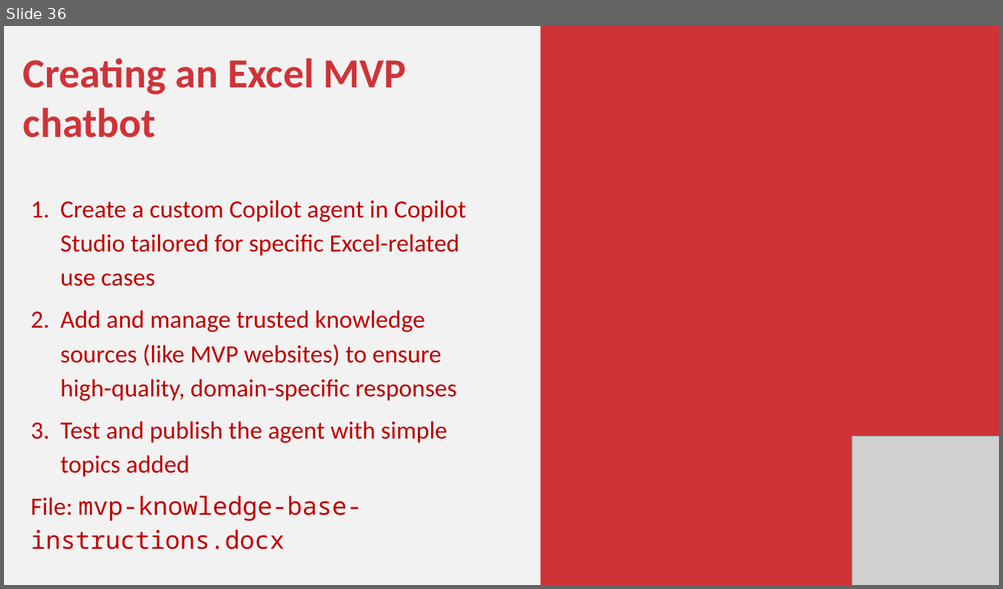
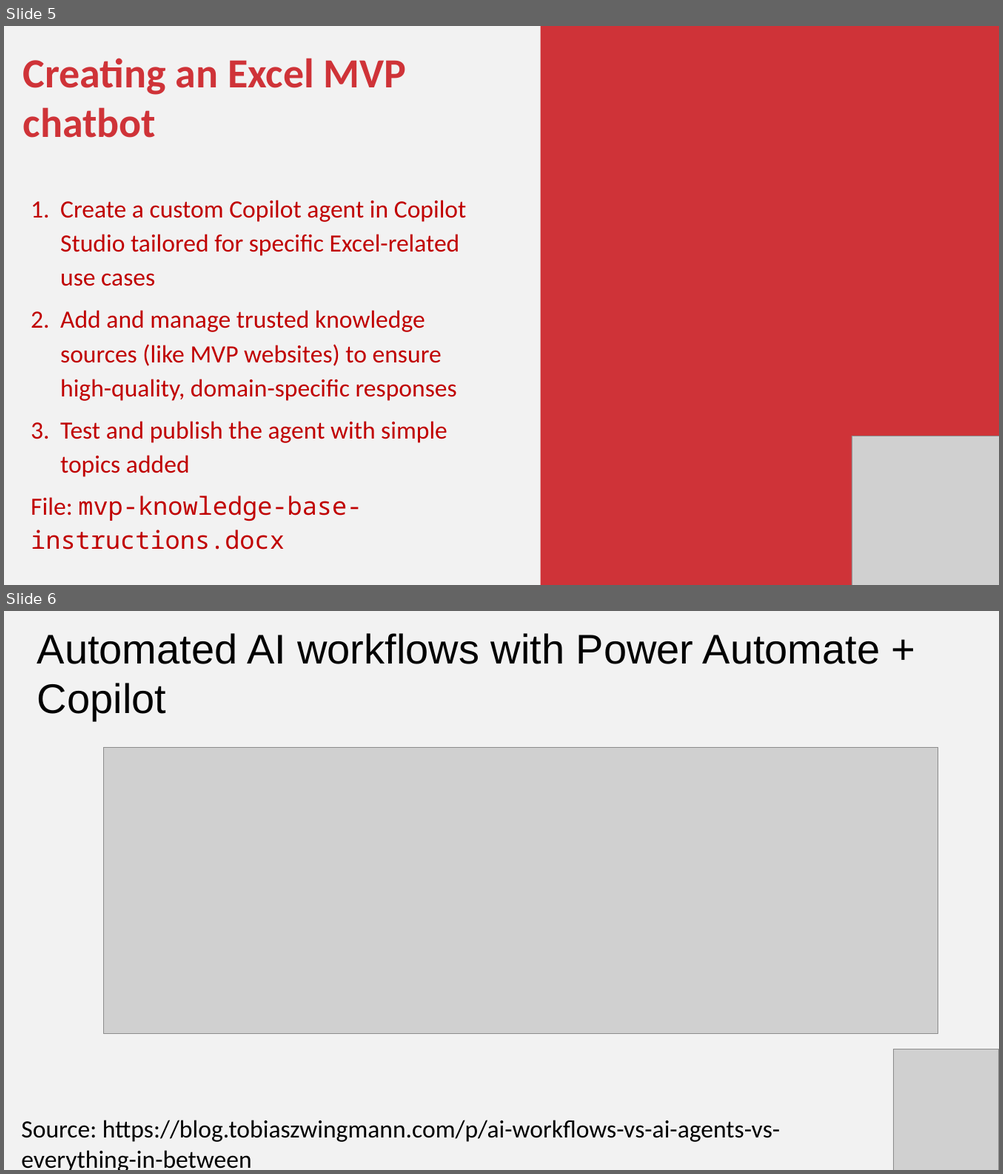
Before and after one commit to stringfestdata/ai-for-excel-in-a-week, a slide deck: day-5-copilot-studio/day-5-copilot-studio.pptx. Shown one above the other, each under a label of ours: slide 36 before the commit, slides 5 and 6 after it. The pictures are 1003x589 and 1003x1174 pixels, drawn with LibreOffice and Linux fonts; fonts in the diff are those of the drawing; grey boxes stand for pictures. Boxes give left, top, right and bottom in pixels: in the first picture for what was removed or moved away, otherwise in the second. Text is boxed around its words. In the diff, an @@ line names an element or a change of style, - is before the commit and + after.

```diff
--- a/day-5-copilot-studio/day-5-copilot-studio.pptx
+++ b/day-5-copilot-studio/day-5-copilot-studio.pptx
@@ slide 6 added at [4, 611, 999, 1170], background #F2F2F2 @@
@@ text added at [37, 633, 880, 721], 60 pt, text #000000 @@
+Automated AI workflows with Power Automate + Copilot
@@ picture added at [103, 748, 938, 1034] @@
@@ picture added at [893, 1049, 998, 1170] @@
@@ text added at [21, 1120, 780, 1170], 36 pt, text #000000 @@
+Source: https://blog.tobiaszwingmann.com/p/ai-workflows-vs-ai-agents-vs-everything-in-between
@@ what was slide 36 is now slide 5 @@
```
Also in this commit, not shown: 9 other slides added, 36 slides removed, 40 other files.
